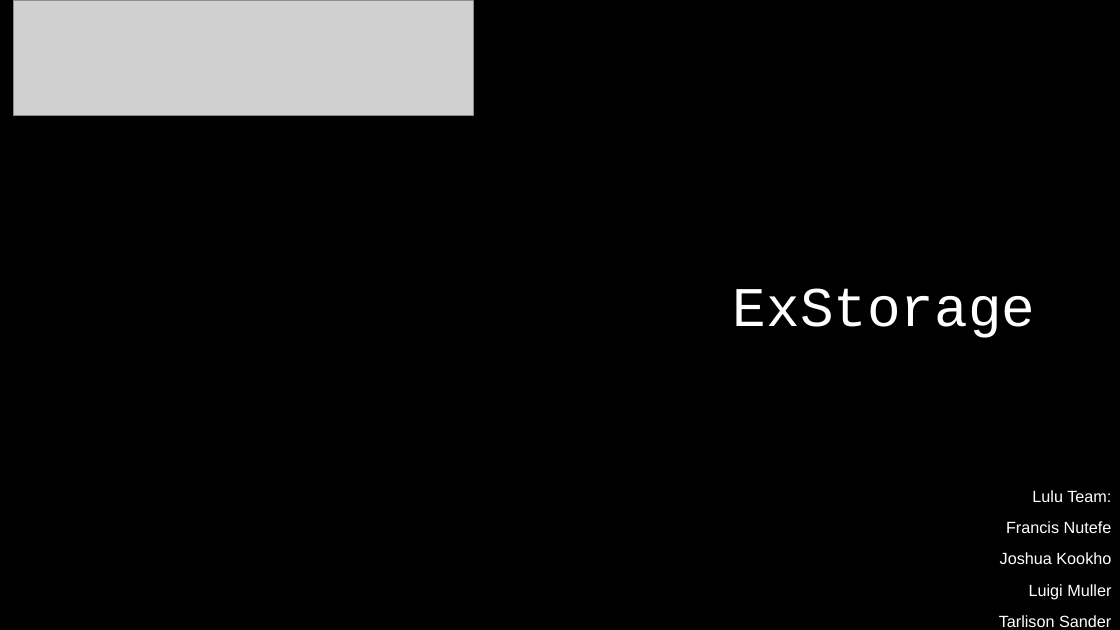
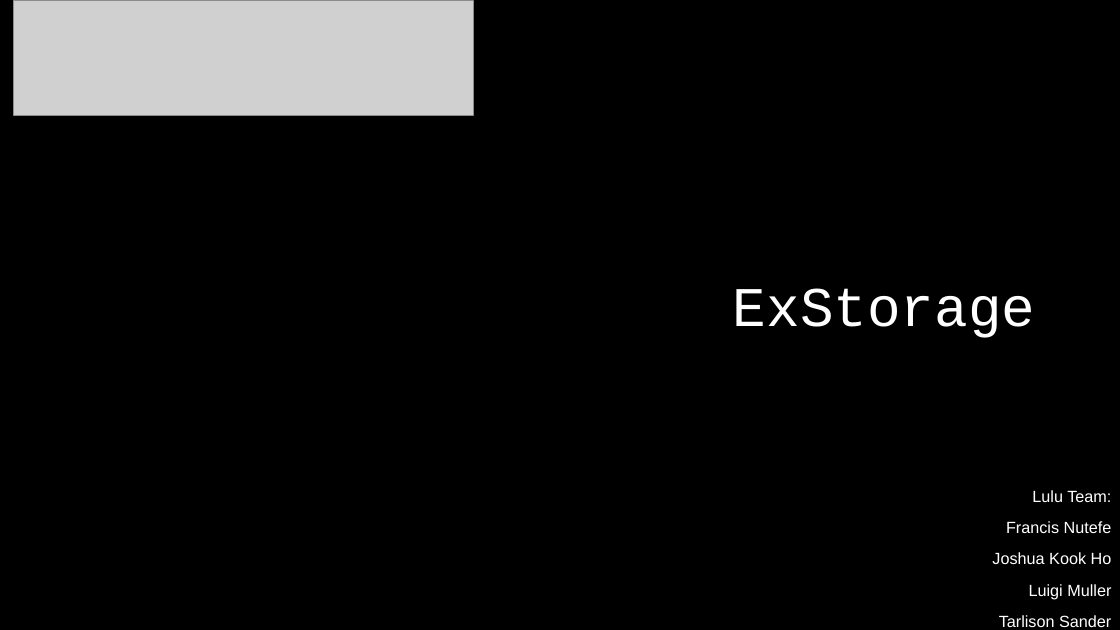
Before and after one commit to AlexandroGonSan/Projeto_final_POO_2018.2, a slide deck: slide 1 of ExStorage - Slide para aprensetação.pptx. Drawn at 1120x630 pixels with LibreOffice and Linux fonts; fonts in the diff are those of the drawing; grey boxes stand for pictures; background and template pictures are left out. Boxes give left, top, right and bottom in pixels: in the first picture for what was removed or moved away, otherwise in the second. Text is boxed around its words. In the diff, an @@ line names an element or a change of style, - is before the commit and + after.

```diff
--- a/ExStorage - Slide para aprensetação.pptx
+++ b/ExStorage - Slide para aprensetação.pptx
@@ subtitle at (992, 552, 1112, 564): text changed @@
-Joshua Kookho
+Joshua Kook Ho
```
Also in this commit, not shown: 1 other slide changed.
